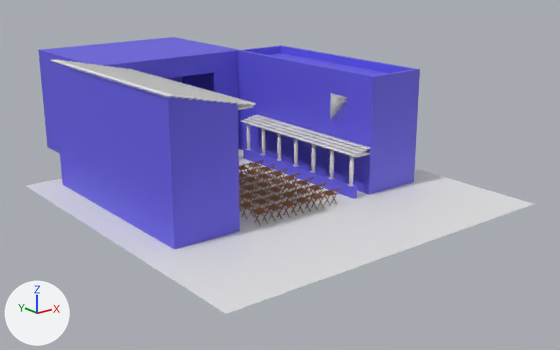
An edit to the Blender file 3DModels/Teatro.blend, drawn before and after from the same camera.
Before and after are seen from a camera (50 mm lens) standing at (-120.1, -171.9, 66.4) and looking at (7.4, -12.4, 2.6). The lights are fixed; the arrows at lower left show +X, +Y and +Z. The older version comes first.
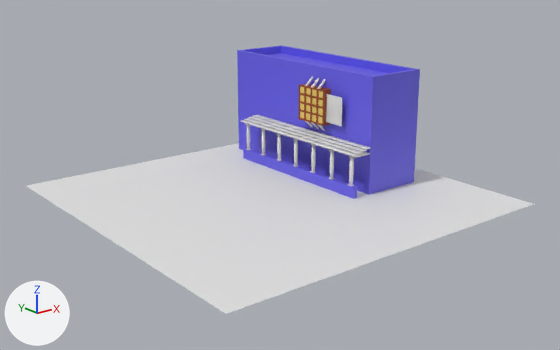
The change in detail:
Mesh me_cube_025 is new.
It has 48 vertices, 36 faces and spans x -0.29..5.4, y -0.18..0.78, z -11.07..0.22.
Mesh me_cube_024 is new.
It has 224 vertices, 181 faces and spans x -5.18..5.18, y -4.88..4.88, z -2.38..2.38.
Faces by material slot: [165, 16].
It uses material mat_material_002 (brown #974509).
It uses material mat_material_001 (yellow #e7cb6c).
Object 'Cube' (ob_cube) is now hidden.
Object 'Cube.001' (ob_cube_001) is now hidden.
Object 'Plane' (ob_plane) is now hidden.
Object 'Cube.003' (ob_cube_003) is now hidden.
Object 'Cube.004' (ob_cube_004) is now hidden.
Object 'Cube.012' (ob_cube_012) moves from (20.1, -21.6, 20.9) to (18.6, -21.6, 20.9).
Object 'Cube.012' (ob_cube_012) turns from (-90, 0, 90) to (-90, -180, 90) degrees about x, y and z.
Object 'Cube.015' (ob_cube_015) is now hidden.
Object 'Cube.013' (ob_cube_013) is now hidden.
Object 'Cube.014' (ob_cube_014) is now hidden.
Object 'Cube.016' (ob_cube_016) is now hidden.
Object 'Cube.017' (ob_cube_017) is now hidden.
Object 'Cube.018' (ob_cube_018) is now hidden.
Object 'Cube.019' (ob_cube_019) is now hidden.
Object 'Cube.020' (ob_cube_020) is new; it shows me_cube_025.
Its location is (18.9, -11.0, 15.1).
Its rotation in degrees is (141, 0, -90).
Its scale is (1.0, 10.2, 1.0).
Object 'Cube.021' (ob_cube_021) is new; it shows me_cube_024.
Its location is (19.8, -13.5, 21.1).
Its rotation in degrees is (90, 0, 90).

Changed parts and their boxes (x1, y1, x2, y2) in the pictures (560 x 350 px):
'Cube', hidden (blue)
    before: (52, 62, 240, 250)
'Cube.004', hidden (blue)
    before: (38, 37, 239, 153)
'Cube.003', hidden
    before: (50, 59, 256, 106)
'Cube.021', added
    after: (299, 84, 331, 126)
'Cube.019', hidden (brown)
    before: (252, 187, 341, 226)
'Cube.018', hidden (brown)
    before: (239, 182, 327, 220)
'Cube.012', moved, turned
    before: (330, 94, 347, 122)
    after: (326, 94, 342, 126)
'Cube.017', hidden (brown)
    before: (239, 177, 313, 212)
'Cube.016', hidden
    before: (239, 172, 300, 203)
'Cube.014', hidden
    before: (239, 168, 288, 194)
'Cube.013', hidden
    before: (239, 164, 275, 187)
'Cube.020', added
    after: (305, 76, 326, 131)
'Cube.015', hidden
    before: (239, 159, 264, 179)
'Cube.001', hidden (mostly hidden)
    before: (238, 104, 253, 110)
'Plane', hidden
    before: (69, 67, 251, 105)
